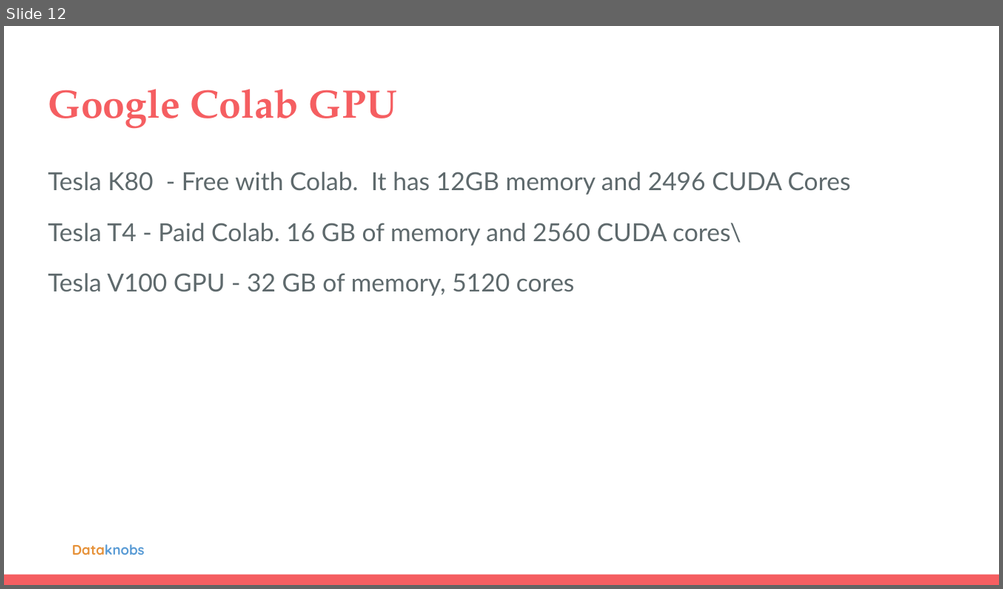
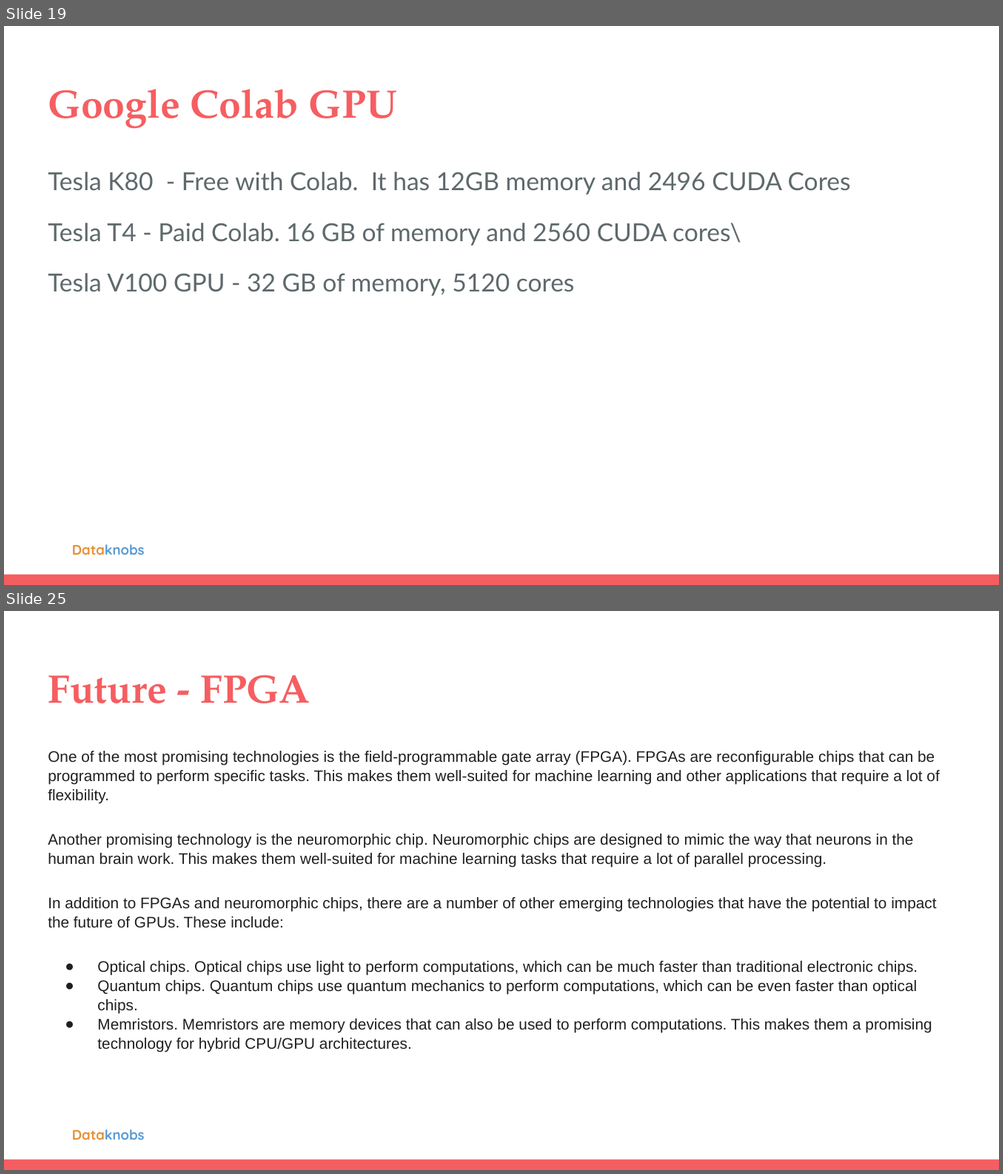
Before and after one commit to kreatewebsite/topkreate_kreatewebsite, a slide deck: input/content/gpu-vs-tpu-llms.pptx. Shown one above the other, each under a label of ours: slide 12 before the commit, slides 19 and 25 after it; the slides between them are not shown. The pictures are 1003x589 and 1003x1174 pixels, drawn with LibreOffice and Linux fonts; fonts in the diff are those of the drawing; background and template pictures are left out. Boxes give left, top, right and bottom in pixels: in the first picture for what was removed or moved away, otherwise in the second. Text is boxed around its words. In the diff, an @@ line names an element or a change of style, - is before the commit and + after.

```diff
--- a/input/content/gpu-vs-tpu-llms.pptx
+++ b/input/content/gpu-vs-tpu-llms.pptx
@@ slide 25 added at (x1=4, y1=611, x2=999, y2=1170), background #FFFFFF; not listed: 2 template elements that a slide beside it also shows @@
@@ title added at (x1=48, y1=675, x2=310, y2=703), 28.8 pt, text #F55E61, bold @@
+Future - FPGA
@@ text added at (x1=48, y1=751, x2=939, y2=1053), 11.1 pt, text #1F1F1F @@
+One of the most promising technologies is the field-programmable gate array (FPGA). FPGAs are reconfigurable chips that can be programmed to perform specific tasks. This makes them well-suited for machine learning and other applications that require a lot of flexibility.
+Another promising technology is the neuromorphic chip. Neuromorphic chips are designed to mimic the way that neurons in the human brain work. This makes them well-suited for machine learning tasks that require a lot of parallel processing.
+In addition to FPGAs and neuromorphic chips, there are a number of other emerging technologies that have the potential to impact the future of GPUs. These include:
+● Optical chips. Optical chips use light to perform computations, which can be much faster than traditional electronic chips.
+● Quantum chips. Quantum chips use quantum mechanics to perform computations, which can be even faster than optical chips.
+● Memristors. Memristors are memory devices that can also be used to perform computations. This makes them a promising technology for hybrid CPU/GPU architectures.
@@ what was slide 12 is now slide 19 @@
```
Also in this commit, not shown: 1 slide changed, 11 other slides added, 1 slide removed, 4 other files.
